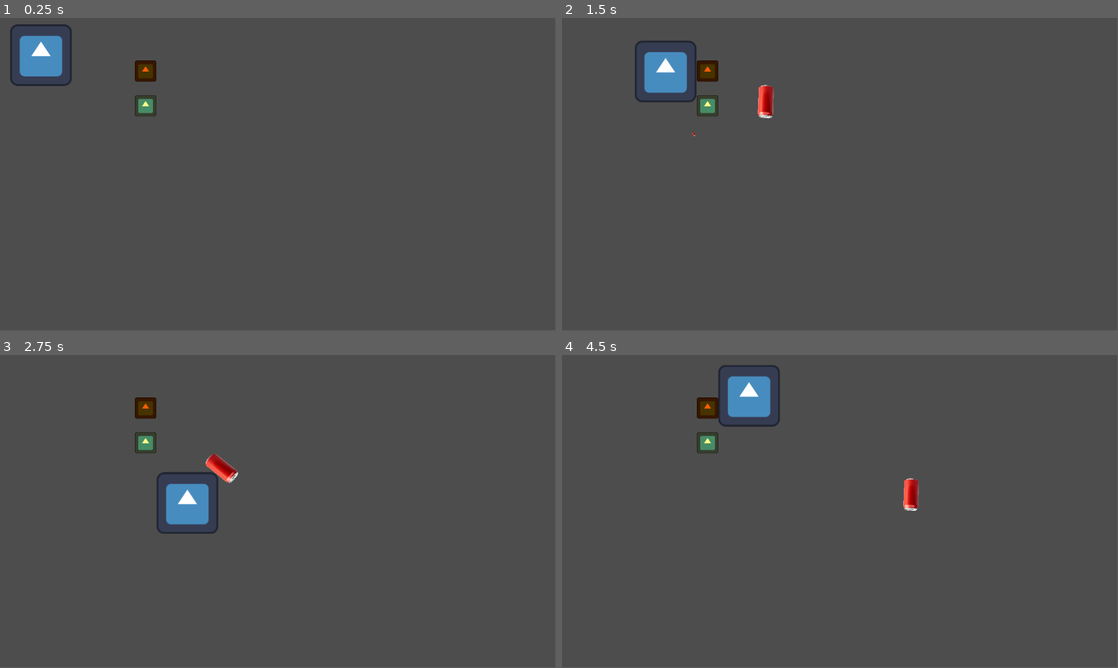
Above: before the commit, frames 1-4 (two rows, left to right).
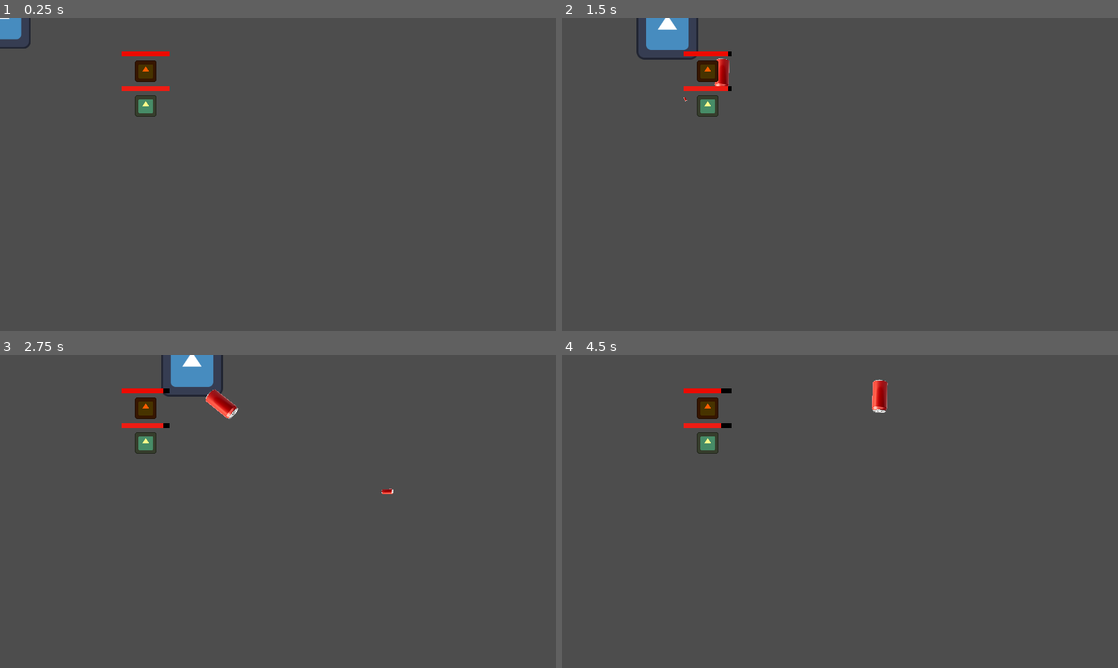
Above: after the commit, the same moments.

Repository: BobWizardLad/mech-command
Game: Godot game, scene res://game_scene.tscn
Two runs of this game, one before a commit and one after it. Both use one fixed random seed, a clock stepped at 60 frames per second and the inputs below. The engine's default icon, where the game draws it, is replaced by a stand-in: a white triangle on a blue panel in a dark square.
Inputs (mouse positions are in pixels of both pictures, inside the frame that each line leads up to):
- Up to frame 1 (0.25 s): no input
- Up to frame 2 (1.5 s): tap Enter at 0.5 s; move the mouse to (962, 158) at 0.52 s; hold D (player_right) 0.53-1.28 s; tap Middle mouse button (flare) at 0.6 s; move the mouse to (728, 190) at 1.27 s; hold S (player_down) from 1.28 s (still down); click (728, 190) at 1.35 s
- Up to frame 3 (2.75 s): move the mouse to (333, 442) at 2.02 s; release S (player_down) at 2.03 s; hold D (player_right) from 2.03 s (still down); tap Middle mouse button (flare) at 2.1 s
- Up to frame 4 (4.5 s): move the mouse to (812, 574) at 2.77 s; release D (player_right) at 2.78 s; hold W (player_up) 2.78-3.53 s; click (812, 574) at 2.85 s; move the mouse to (1006, 558) at 3.52 s; hold A (player_left) from 3.53 s (still down); tap Middle mouse button (flare) at 3.6 s; move the mouse to (673, 464) at 4.27 s; click (673, 464) at 4.35 s
In our replay, the window is 799x449 before the commit and 800x450 after it. These sizes can differ from the game's own. Grey fills any space a smaller window leaves; there, only what the larger window draws over its background counts as a difference.

The runs differ from the first frame. In frame 1, 1.8% of the frame differs, in the area x 0-31%, y 0-32%; in frame 2, 2.8%; in frame 3, 3.1%, in the area x 21-71%, y 0-58%; in frame 4, 2.1%.

Commit message:
:sparkles: Health Component
Health by composition.

Diff:
--- a/Mech-command/bot.tscn
+++ b/Mech-command/bot.tscn
@@ -1,7 +1,8 @@
-[gd_scene load_steps=4 format=3 uid="uid://c2meogwhywnf0"]
+[gd_scene load_steps=5 format=3 uid="uid://c2meogwhywnf0"]
 
 [ext_resource type="Script" path="res://Bot.gd" id="1_6vydx"]
 [ext_resource type="Texture2D" uid="uid://dgqeeste88vb" path="res://icon.svg" id="2_u8qqd"]
+[ext_resource type="PackedScene" uid="uid://chv4pscsdl4ov" path="res://health.tscn" id="3_orwth"]
 
 [sub_resource type="RectangleShape2D" id="RectangleShape2D_syem7"]
 size = Vector2(46, 46)
@@ -17,3 +18,8 @@
 
 [node name="CollisionShape2D" type="CollisionShape2D" parent="."]
 shape = SubResource("RectangleShape2D_syem7")
+
+[node name="Health" parent="." instance=ExtResource("3_orwth")]
+position = Vector2(0, -36)
+scale = Vector2(0.5, 0.5)
+HEALTH_MAX = 1200.0
--- /dev/null
+++ b/Mech-command/health.gd
@@ -0,0 +1,19 @@
+extends Node2D
+
+@export var HEALTH_MAX: float
+
+@onready var HEALTH_BAR: TextureProgressBar = $HealthBar
+
+var current_health: float
+
+func _ready():
+	current_health = HEALTH_MAX
+	HEALTH_BAR.max_value = HEALTH_MAX
+
+# Called every frame. 'delta' is the elapsed time since the previous frame.
+func _process(delta):
+	HEALTH_BAR.value = current_health
+
+	current_health -= 1
+	if current_health <= 0:
+		get_parent().queue_free()
--- /dev/null
+++ b/Mech-command/health.tscn
@@ -0,0 +1,26 @@
+[gd_scene load_steps=4 format=3 uid="uid://chv4pscsdl4ov"]
+
+[ext_resource type="Script" path="res://health.gd" id="1_hs1jb"]
+[ext_resource type="Texture2D" uid="uid://di24kgshhalpi" path="res://health_bot.png" id="2_erptm"]
+[ext_resource type="Texture2D" uid="uid://crguxt0us7f8m" path="res://health_top.png" id="3_2g8fp"]
+
+[node name="Health" type="Node2D"]
+script = ExtResource("1_hs1jb")
+
+[node name="HealthBar" type="TextureProgressBar" parent="."]
+anchors_preset = 8
+anchor_left = 0.5
+anchor_top = 0.5
+anchor_right = 0.5
+anchor_bottom = 0.5
+offset_left = -62.0
+offset_top = -8.0
+offset_right = 62.0
+offset_bottom = 8.0
+grow_horizontal = 2
+grow_vertical = 2
+size_flags_horizontal = 4
+size_flags_vertical = 4
+value = 75.0
+texture_under = ExtResource("2_erptm")
+texture_progress = ExtResource("3_2g8fp")
--- a/Mech-command/player.tscn
+++ b/Mech-command/player.tscn
@@ -1,15 +1,15 @@
-[gd_scene load_steps=6 format=3 uid="uid://bbktub8meuklu"]
+[gd_scene load_steps=7 format=3 uid="uid://bbktub8meuklu"]
 
 [ext_resource type="Script" path="res://Player.gd" id="1_15jdx"]
 [ext_resource type="Texture2D" uid="uid://dgqeeste88vb" path="res://icon.svg" id="2_7p8k7"]
 [ext_resource type="Script" path="res://Gun.gd" id="3_jhk71"]
 [ext_resource type="PackedScene" uid="uid://squj0xm4s0si" path="res://chain_bullet.tscn" id="4_aaugj"]
+[ext_resource type="PackedScene" uid="uid://chv4pscsdl4ov" path="res://health.tscn" id="5_kfl33"]
 
 [sub_resource type="RectangleShape2D" id="RectangleShape2D_2jhof"]
 size = Vector2(127, 127)
 
 [node name="Player" type="CharacterBody2D"]
-position = Vector2(85, 77)
 motion_mode = 1
 script = ExtResource("1_15jdx")
 
@@ -34,4 +34,8 @@
 [node name="Reload" type="Timer" parent="Minigun"]
 one_shot = true
 
+[node name="Health" parent="." instance=ExtResource("5_kfl33")]
+position = Vector2(0, -81)
+HEALTH_MAX = 2200.0
+
 [connection signal="timeout" from="Minigun/Reload" to="Minigun" method="load_mag"]
--- a/Mech-command/project.godot
+++ b/Mech-command/project.godot
@@ -14,6 +14,10 @@
 run/main_scene="res://game_scene.tscn"
 config/features=PackedStringArray("4.2", "GL Compatibility")
 config/icon="res://icon.svg"
+
+[display]
+
+window/stretch/mode="canvas_items"
 
 [input]
 
Binary file added: Mech-command/health_bot.png
Not shown, added: Mech-command/health_bot.png.import
Binary file added: Mech-command/health_top.png
Not shown, added: Mech-command/health_top.png.import
